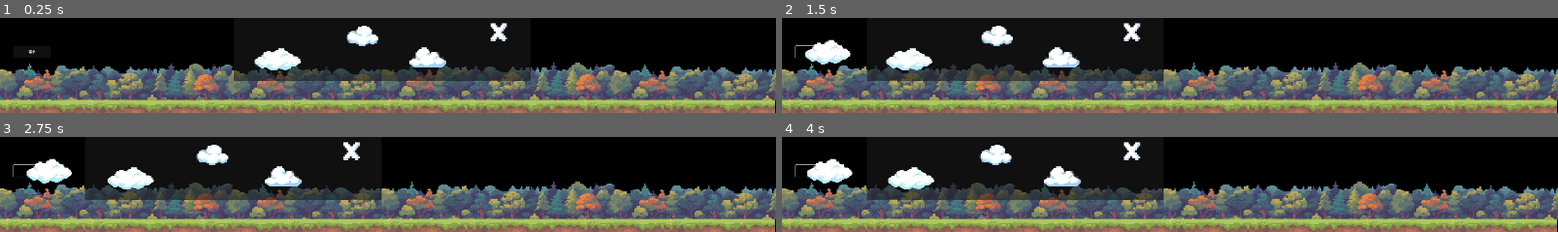
Above: before the commit, frames 1-4 (two rows, left to right).
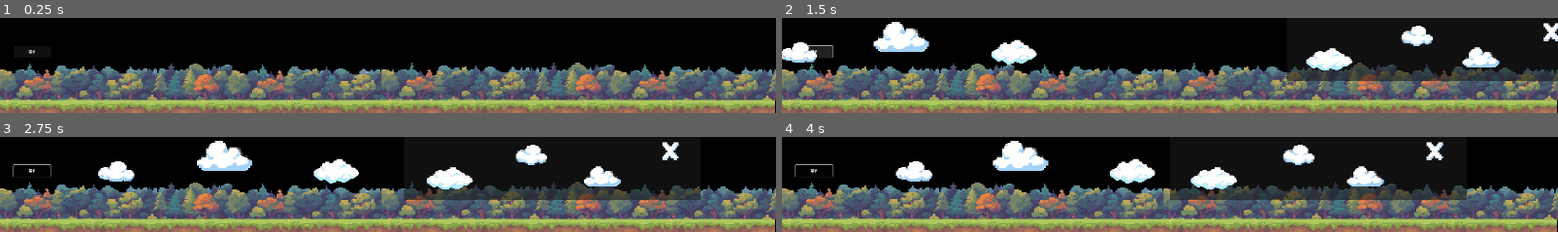
Above: after the commit, the same moments.

Repository: Dkon213/dongwutianpindian
Game: Godot game, scene res://scenes/root_node.tscn
Two runs of this game, one before a commit and one after it. Both use one fixed random seed, a clock stepped at 60 frames per second and the inputs below.
Inputs:
- Up to frame 1 (0.25 s): no input
- Up to frame 2 (1.5 s): click "菜单" at 0.5 s; click "菜单" at 1.25 s
- Up to frame 3 (2.75 s): click "菜单" at 2 s
- Up to frame 4 (4 s): no input

The runs differ from the first frame. In frame 1, 7.0% of the frame differs, in the area x 30-69%, y 5-67%; in frame 2, 18%, in the area x 0-100%, y 4-67%; in frame 3, 17%; in frame 4, 18%.

Commit message:
更新了一丁点主脚本
*笔记
当前版本修改前，桌面藏不住菜单，左右菜单云显示整体偏左。后来发现了原因是视口宽度与屏幕宽度不同。
遂把表示菜单位置的window宽度改成了viewport宽度，发现问题奇迹般地解决了！
不过到底是为啥，逻辑还没理清楚，有待研究。

Diff:
--- a/scripts/root_node.gd
+++ b/scripts/root_node.gd
@@ -53,7 +53,7 @@
 	# 用来设置【右】菜单的：位置、大小、缩放。不要直接设置固定数值，不然电脑分辨率调整后游戏比例会失调
 	menu_right = $menu_right # 菜单窗口
 	#menu_right.size = Vector2(screen_width/2,viewport_height) #右菜单大小
-	menu_right.position = Vector2(screen_width + 300,0) #右菜单位置
+	menu_right.position = Vector2(viewport_width + 300,0) #右菜单位置
 
 	# 初始设定不展示菜单
 	menu_show = false
@@ -65,8 +65,8 @@
 	print("视口宽度: ", get_viewport().get_visible_rect().size.x)
 	print("左菜单初始位置: ", menu_left.position )
 	print("右菜单初始位置: ", menu_right.position )
-	print("左菜单居中位置：", screen_width/2-menu_left.size.x)
-	print("右菜单居中位置（也是屏幕正中间）: ", screen_width/2)
+	print("左菜单居中位置：", viewport_width/2-menu_left.size.x)
+	print("右菜单居中位置（也是屏幕正中间）: ", viewport_width/2)
 
 
 
@@ -76,25 +76,25 @@
 
 	# 用来弹出和收起菜单
 	if menu_show == true: # 点了按钮之后menu_show变成true，执行接下来的操作
-		if menu_left.position.x < screen_width/2-menu_left.size.x : # 在【左菜单】的【最左点】抵达屏幕【最左边】之前
+		if menu_left.position.x < viewport_width/2-menu_left.size.x : # 在【左菜单】的【最左点】抵达屏幕【最左边】之前
 			menu_left.position += Vector2(50,0)  # 每帧向右50像素
 		else :  # 抵达屏幕最左边之后
-			menu_left.position = Vector2(screen_width/2-menu_left.size.x,0) # 横坐标跑到屏幕中间，纵坐标0
+			menu_left.position = Vector2(viewport_width/2-menu_left.size.x,0) # 横坐标跑到屏幕中间，纵坐标0
 		# 和上面同理
-		if menu_right.position.x > screen_width/2: # 在【右菜单】的【最左点】抵达屏幕【中点】之前
+		if menu_right.position.x > viewport_width/2: # 在【右菜单】的【最左点】抵达屏幕【中点】之前
 			menu_right.position += Vector2(-50,0) # 每帧向右50像素
 		else :
-			menu_right.position = Vector2(screen_width/2,0) # 横坐标跑到屏幕中间，纵坐标0
+			menu_right.position = Vector2(viewport_width/2,0) # 横坐标跑到屏幕中间，纵坐标0
 	else:
 		if menu_left.position.x > -menu_left.size.x-300: # 在【左菜单】的【最左点】抵达屏幕x轴【-1600】之前
 			menu_left.position += Vector2(-50,0)  # 每帧向左50像素
 		else:
 			menu_left.position = Vector2(-menu_left.size.x-300,0) # 把位置固定在横坐标-1600，纵坐标大致高于游戏主界面
 		# 和上面同理
-		if menu_right.position.x < screen_width+300: # 在【右菜单】的【最左点】抵达屏幕【屏幕外10像素】之前
+		if menu_right.position.x < viewport_width+300: # 在【右菜单】的【最左点】抵达屏幕【屏幕外10像素】之前
 			menu_right.position += Vector2(50,0) # 每帧向右50像素
 		else :
-			menu_right.position = Vector2(screen_width+300,0) # 把位置固定在横坐标1，纵坐标大致高于游戏主界面
+			menu_right.position = Vector2(viewport_width+300,0) # 把位置固定在横坐标1，纵坐标大致高于游戏主界面
 
 # 用来弹出和收起菜单的函数，接收到信号后自动调用
 func _show_menu() -> void:
